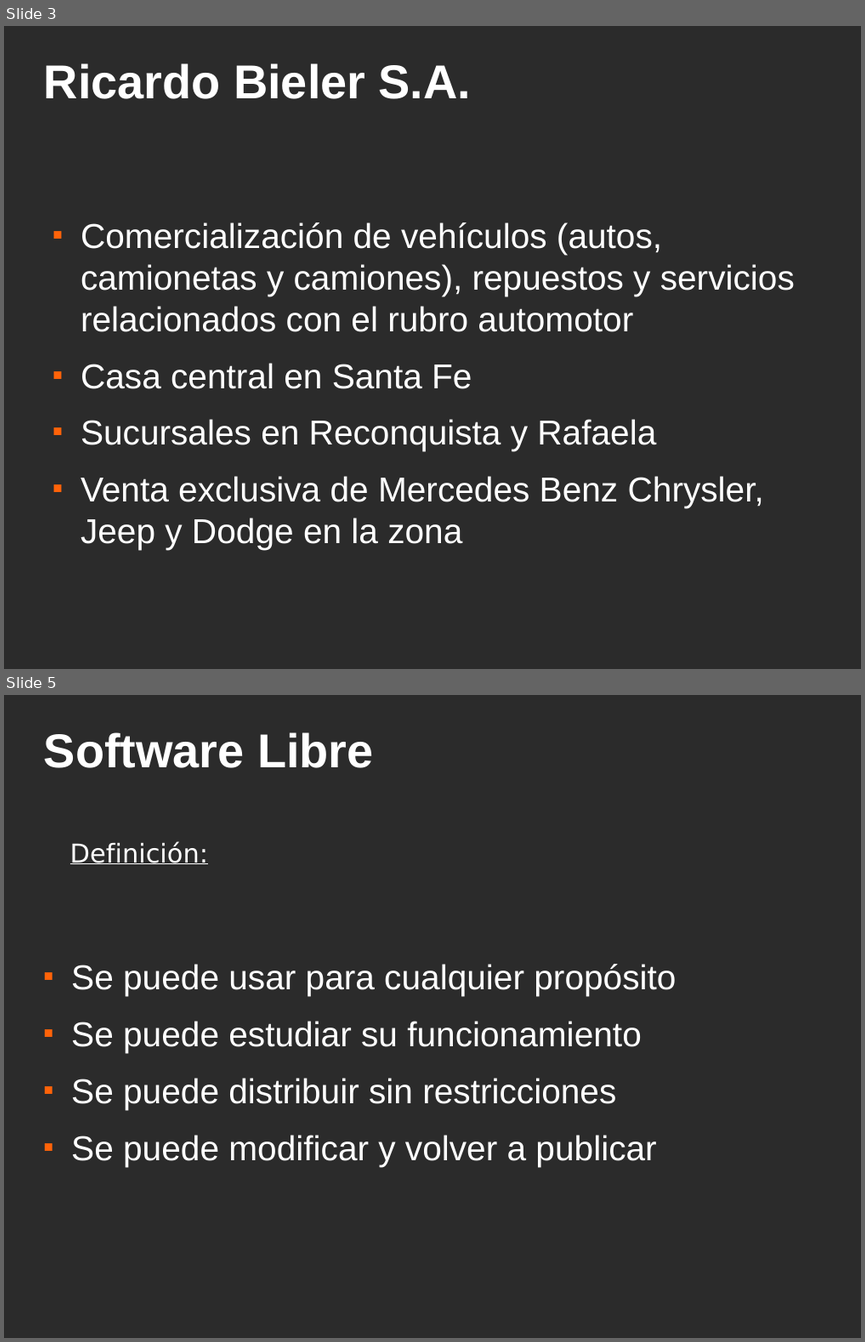
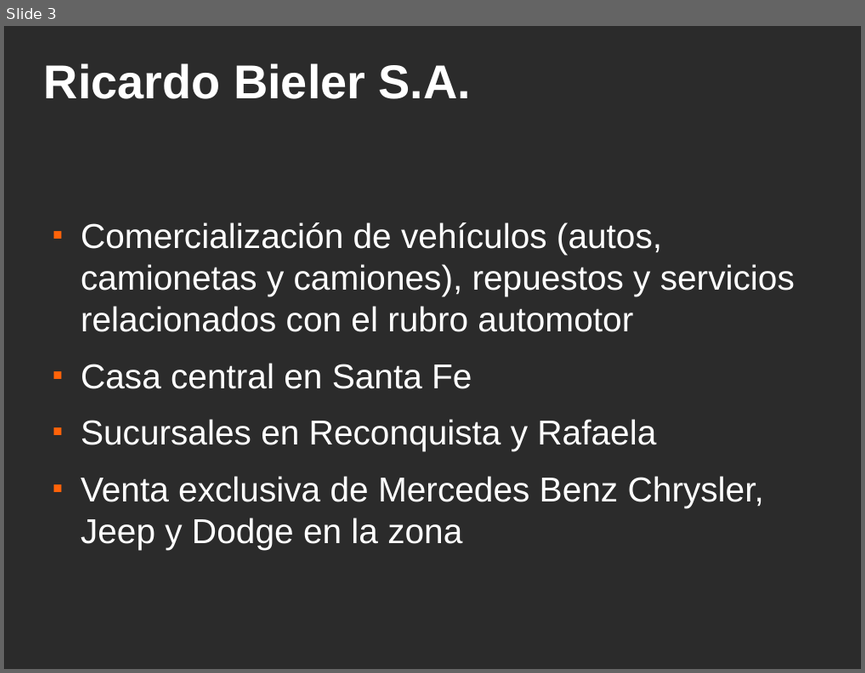
Before and after one commit to ervin45/proyectofinal, a slide deck: doc/material_para_la_catedra/presentacion_final/presentacion_final.odp. Shown one above the other, each under a label of ours: slides 3 and 5 before the commit, slide 3 after it; the slides between them are not shown. The pictures are 865x1342 and 865x673 pixels, drawn with LibreOffice and Linux fonts; fonts in the diff are those of the drawing; background and template pictures are left out; a plain dark background stands for a picture behind light text. Boxes give left, top, right and bottom in pixels: in the first picture for what was removed or moved away, otherwise in the second. Text is boxed around its words. In the diff, an @@ line names an element or a change of style, - is before the commit and + after.

```diff
--- a/doc/material_para_la_catedra/presentacion_final/presentacion_final.odp
+++ b/doc/material_para_la_catedra/presentacion_final/presentacion_final.odp
@@ slide 5 removed at bbox=[4, 695, 861, 1338], background picture (left out) @@
@@ title removed at bbox=[44, 732, 373, 768] @@
-Software Libre
@@ text removed at bbox=[70, 841, 209, 864] @@
-Definición:
@@ text removed at bbox=[71, 964, 676, 1166] @@
-■ Se puede usar para cualquier propósito
-■ Se puede estudiar su funcionamiento
-■ Se puede distribuir sin restricciones
-■ Se puede modificar y volver a publicar
```
Also in this commit, not shown: 6 slides changed, 24 slides added, 12 other slides removed.
